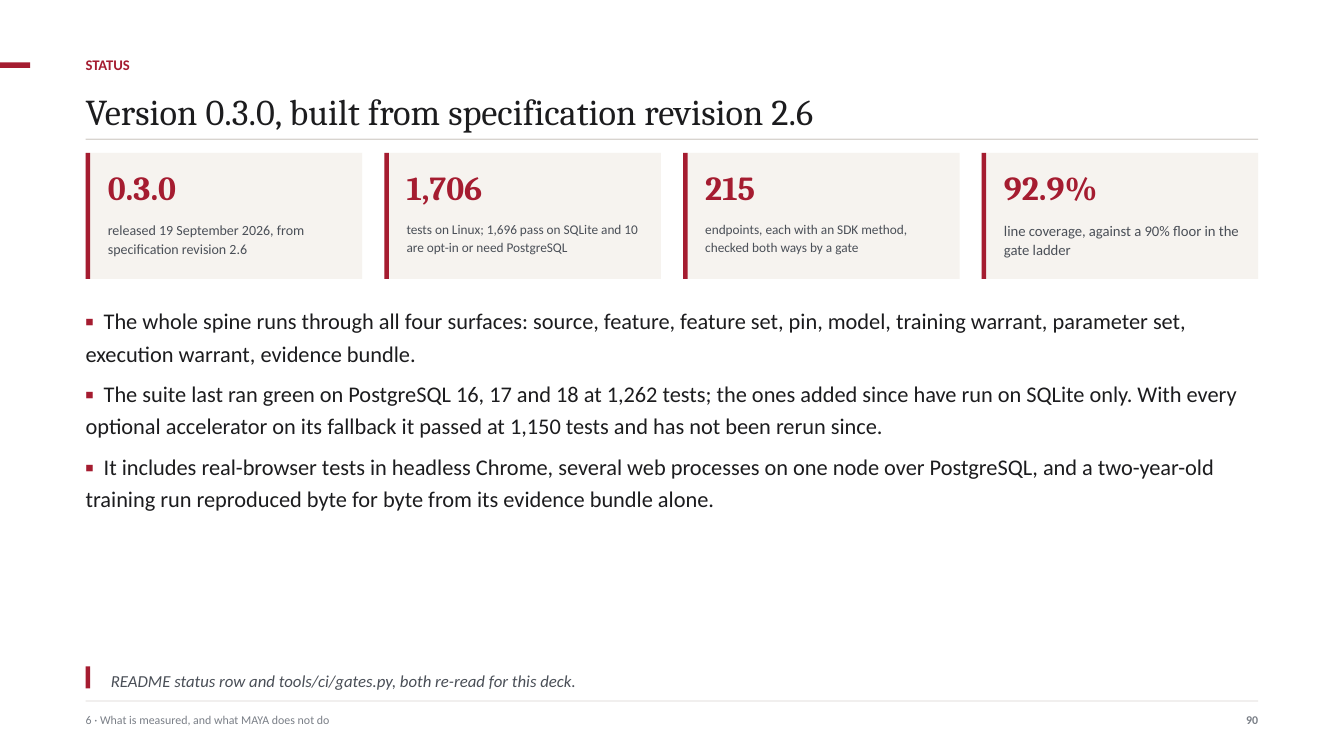
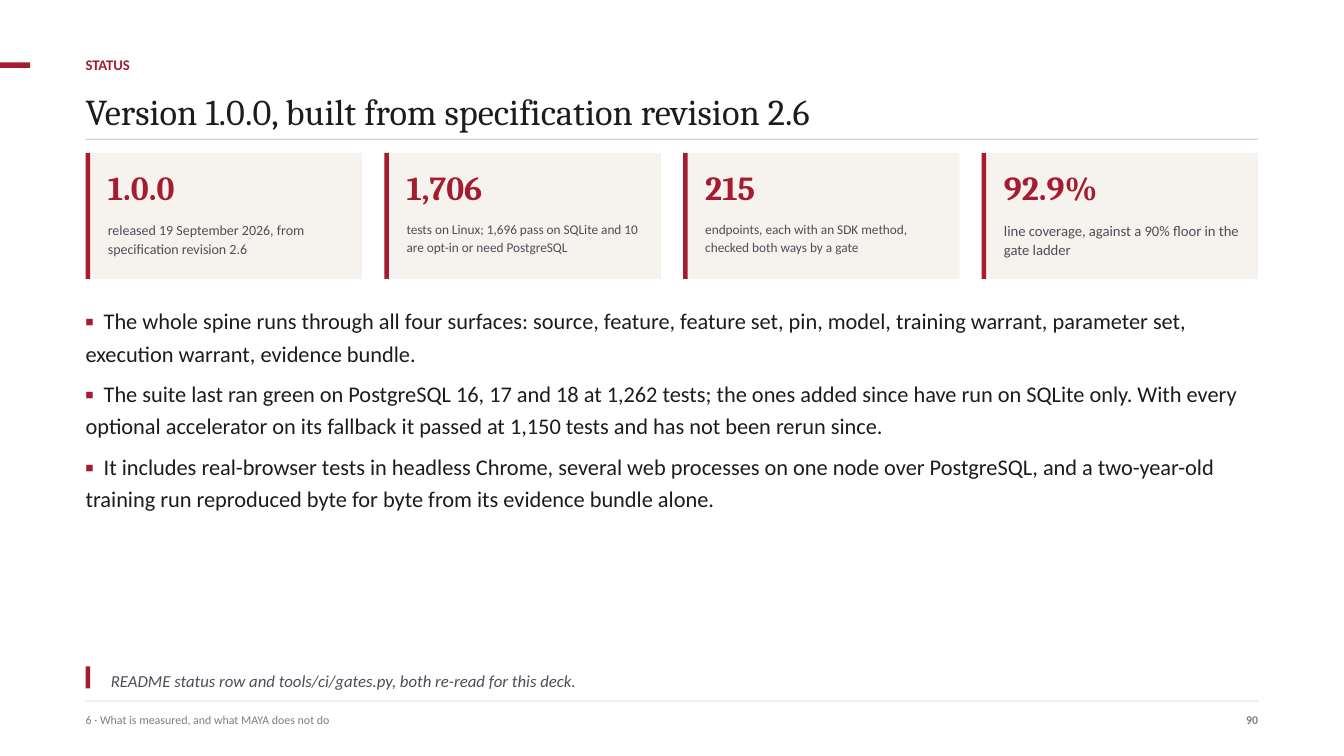
Before and after one commit to ajsinha/maya, a slide deck: slide 90 of docs/MAYA-Model-Management-Formalism-and-System-Design.pptx. Drawn at 1344x756 pixels with LibreOffice and Linux fonts; fonts in the diff are those of the drawing. Boxes give left, top, right and bottom in pixels: in the first picture for what was removed or moved away, otherwise in the second. Text is boxed around its words. In the diff, an @@ line names an element or a change of style, - is before the commit and + after.

```diff
--- a/docs/MAYA-Model-Management-Formalism-and-System-Design.pptx
+++ b/docs/MAYA-Model-Management-Formalism-and-System-Design.pptx
@@ text at (86, 99, 810, 133): text changed @@
-Version 0.3.0, built from specification revision 2.6
+Version 1.0.0, built from specification revision 2.6
@@ text at (108, 177, 175, 201): text changed @@
-0.3.0
+1.0.0
```
Also in this commit, not shown: 1 other slide changed, 8 other files.
